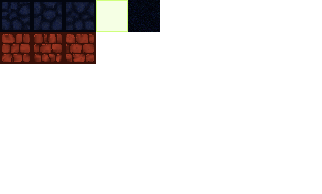
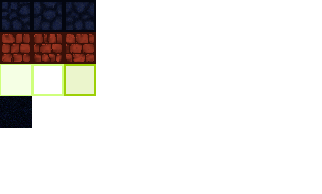
The second 322 x 194 image is a revision of the first. Changes to its layers:
painted on "Background" over [0, 0, 160, 128]
